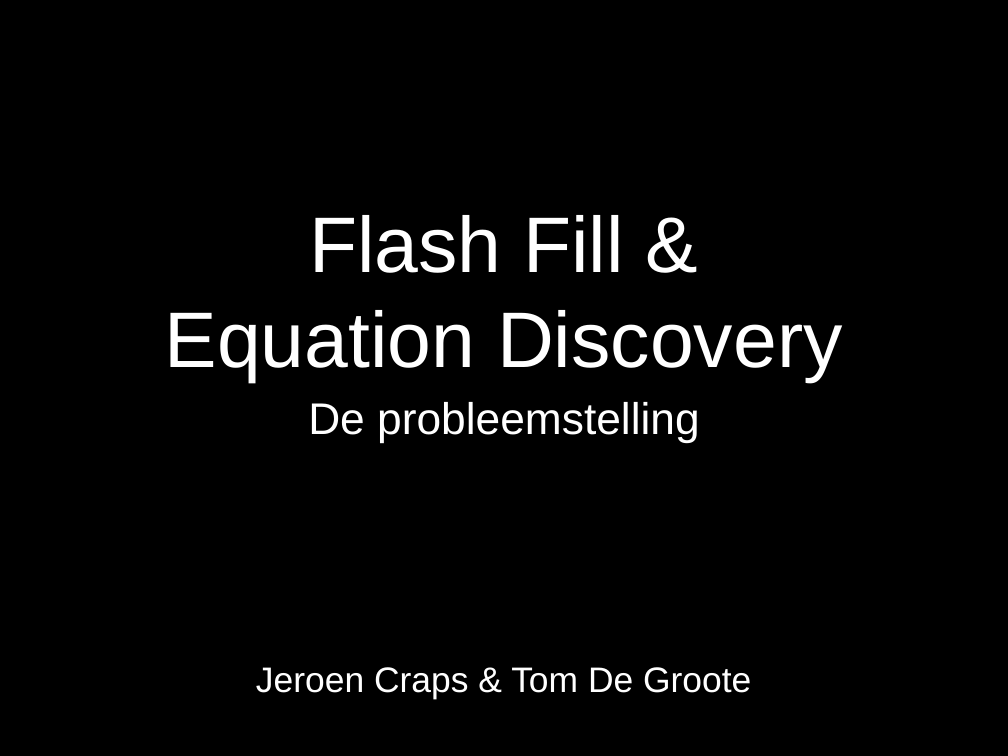
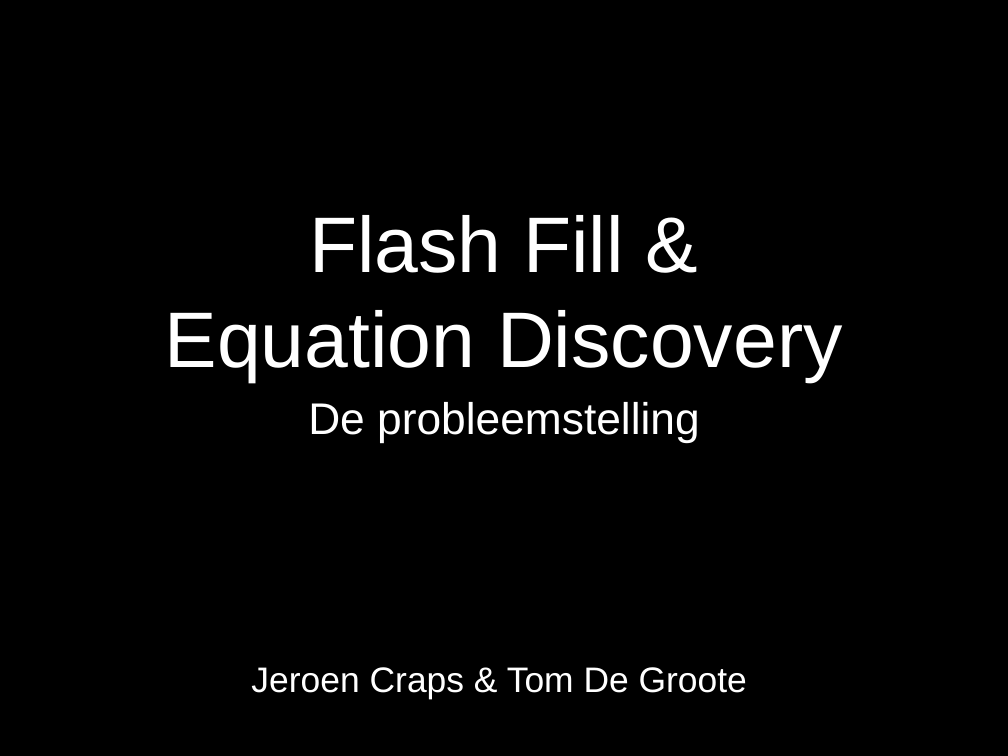
Before and after one commit to TomDeGroote/Bachelorproef, a slide deck: slide 1 of Probleemstelling/Presentatie/ProbleemstellingV3.pptx. Drawn at 1008x756 pixels with LibreOffice and Linux fonts; fonts in the diff are those of the drawing. Boxes give left, top, right and bottom in pixels: in the first picture for what was removed or moved away, otherwise in the second. Text is boxed around its words. In the diff, an @@ line names an element or a change of style, - is before the commit and + after.

```diff
--- a/Probleemstelling/Presentatie/ProbleemstellingV3.pptx
+++ b/Probleemstelling/Presentatie/ProbleemstellingV3.pptx
@@ text "Jeroen Craps & Tom De ...": place and size @@
-text "Jeroen Craps & Tom De ..." at (256,667,751,700)
+text "Jeroen Craps & Tom De ..." at (251,667,747,700)
```
Also in this commit, not shown: 3 other slides changed.
